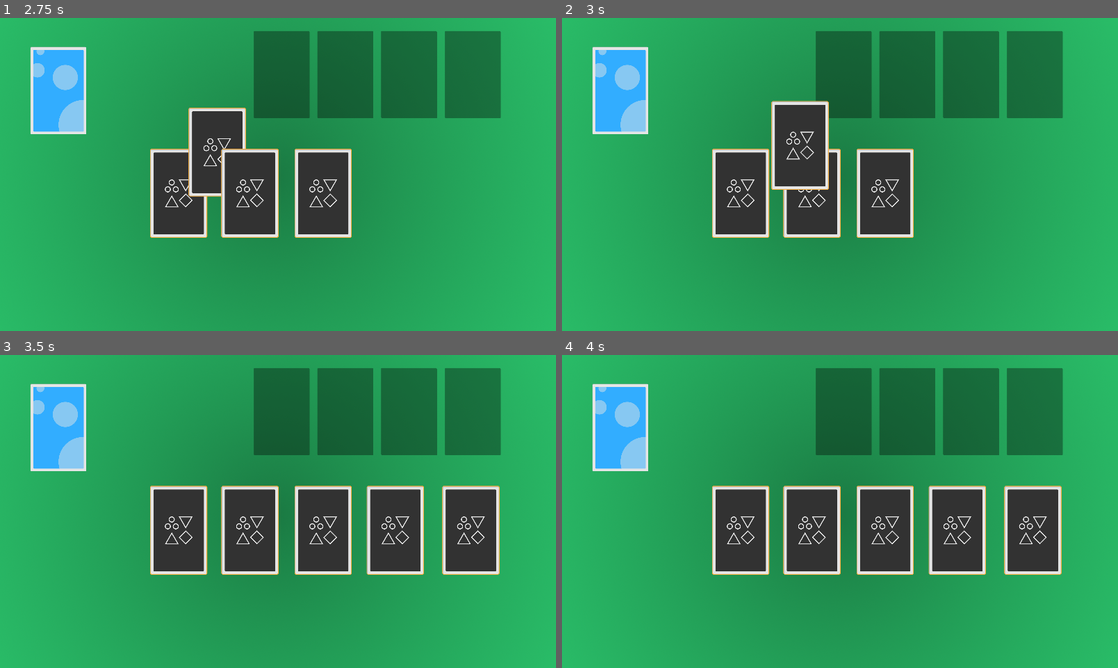
Above: before the commit, frames 1-4 (two rows, left to right).
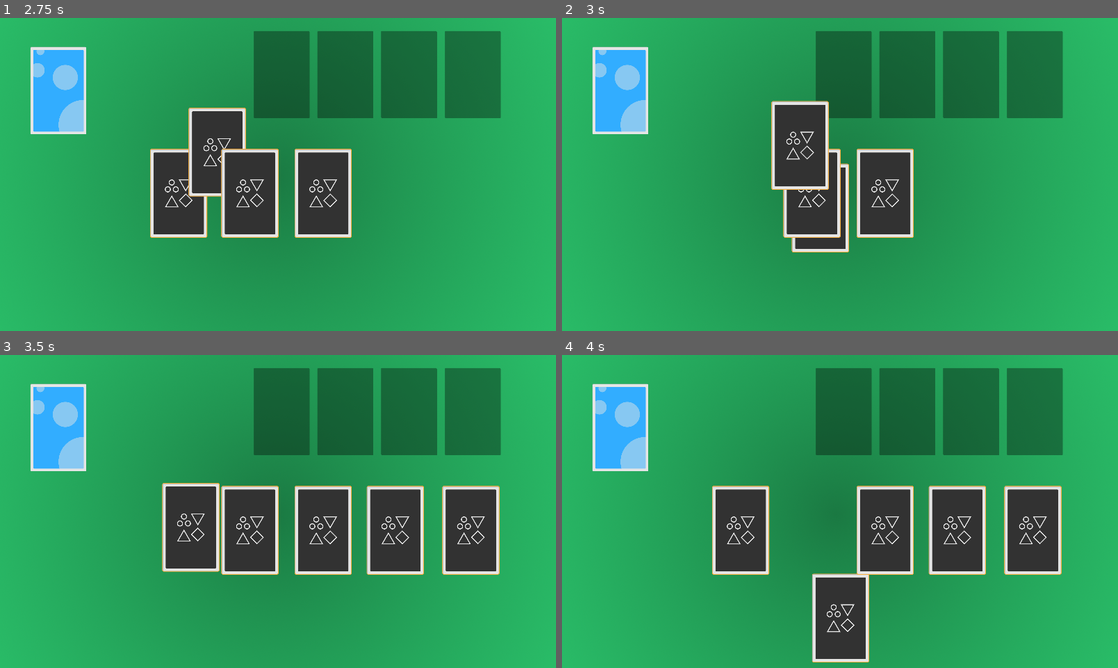
Above: after the commit, the same moments.

Repository: Dssdiego/solitaire_godot
Game: Godot game, scene res://scenes/scn_main.tscn
Two runs of this game, one before a commit and one after it. Both use one fixed random seed, a clock stepped at 60 frames per second and the inputs below.
Inputs (mouse positions are in pixels of both pictures, inside the frame that each line leads up to):
- Up to frame 1 (2.75 s): click (55, 89) at 0.5 s; click (55, 89) at 1.25 s; click (55, 89) at 2 s
- Up to frame 2 (3 s): drag from (739, 193) to (895, 105) at 2.77 s
- Up to frame 3 (3.5 s): no input
- Up to frame 4 (4 s): drag from (812, 530) to (812, 574) at 3.52 s

Frame 1 is identical in both runs. In frame 2, 3.8% of the frame differs, in the area x 27-52%, y 41-75%; in frame 3, 2.1%; in frame 4, 5.8%, in the area x 39-56%, y 41-99%.

Commit message:
card movement (drag & drop), return to original position

Diff:
--- a/prefabs/pref_card.tscn
+++ b/prefabs/pref_card.tscn
@@ -24,4 +24,6 @@
 margin_bottom = 40.0
 texture = ExtResource( 3 )
 
+[node name="Tween" type="Tween" parent="."]
+
 [connection signal="gui_input" from="." to="." method="_on_Card_gui_input"]
--- a/project.godot
+++ b/project.godot
@@ -34,6 +34,7 @@
 window/size/height=1080
 window/size/test_width=960
 window/size/test_height=540
+window/vsync/use_vsync=false
 window/stretch/mode="2d"
 window/stretch/aspect="keep"
 
--- a/scripts/gameplay/scr_card.gd
+++ b/scripts/gameplay/scr_card.gd
@@ -1,15 +1,73 @@
 extends TextureRect
 
+signal is_positioned_in_field
+
 var is_selected = false
+var can_drag = false
+
+var initial_card_position = Vector2.ZERO
+
+#var initial_click_position = Vector2.ZERO
+
+##
+## Godot Methods
+##
 
 func _ready():
-	pass
+	connect("is_positioned_in_field", self, "_on_card_in_field")
+
+func _process(delta):
+	if can_drag:
+		update_card_with_mouse_position()
+
+##
+## Position
+##
+
+func update_card_with_mouse_position(): # a.k.a. drag
+	# TODO: drag offset
+	rect_position = get_global_mouse_position() # - (initial_click_position.distance_to(get_global_mouse_position()))
+#	print("Current: %s | Initial: %s" % [rect_position, initial_click_position])
+
+func reset_position_to_field():
+	$Tween.interpolate_property(self, "rect_position", rect_position, initial_card_position,
+		SgConfigs.card_to_field_animation_position_time_in_seconds, Tween.TRANS_LINEAR, Tween.EASE_IN_OUT)
+	$Tween.start()
+
+#	rect_position = initial_card_position
+
+##
+## UI
+##
 
 func update_ui():
 	$Selected.visible = is_selected
 
+##
+## Click & Drag
+##
+
+func on_card_click():
+	is_selected = !is_selected
+	can_drag = true
+#	initial_click_position = get_global_mouse_position()
+#	print(initial_click_position)
+	update_ui()
+
+func on_card_release_click():
+	can_drag = false
+	reset_position_to_field()
+
+##
+## Callback/Signals
+##
+
+func _on_card_in_field():
+	initial_card_position = rect_position
+
 func _on_Card_gui_input(event):
 	if event is InputEventMouseButton:
 		if event.button_index == BUTTON_LEFT and event.pressed:
-			is_selected = !is_selected
-			update_ui()
+			on_card_click()
+		else:
+			on_card_release_click()
--- a/scripts/gameplay/scr_card_holder.gd
+++ b/scripts/gameplay/scr_card_holder.gd
@@ -32,6 +32,7 @@
 		SgConfigs.card_to_field_animation_position_time_in_seconds, Tween.TRANS_LINEAR, Tween.EASE_IN_OUT)
 	$Tween.start()
 	yield($Tween, "tween_completed")
+	card.emit_signal("is_positioned_in_field")
 
 
 ##
